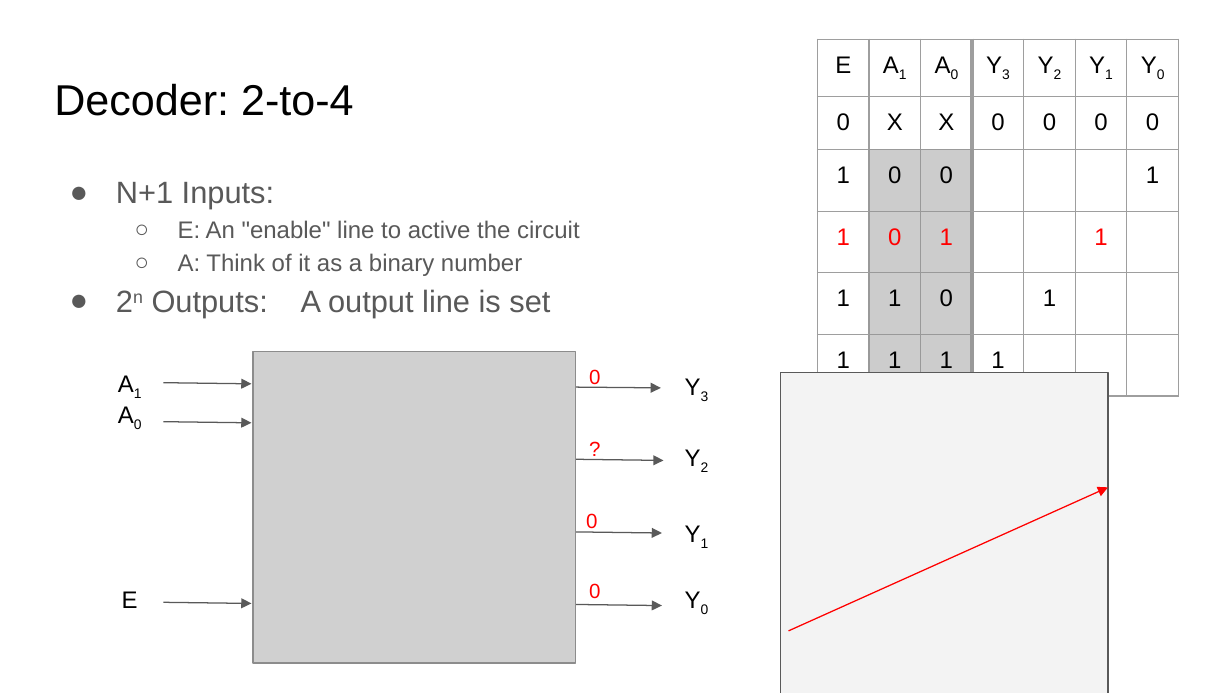
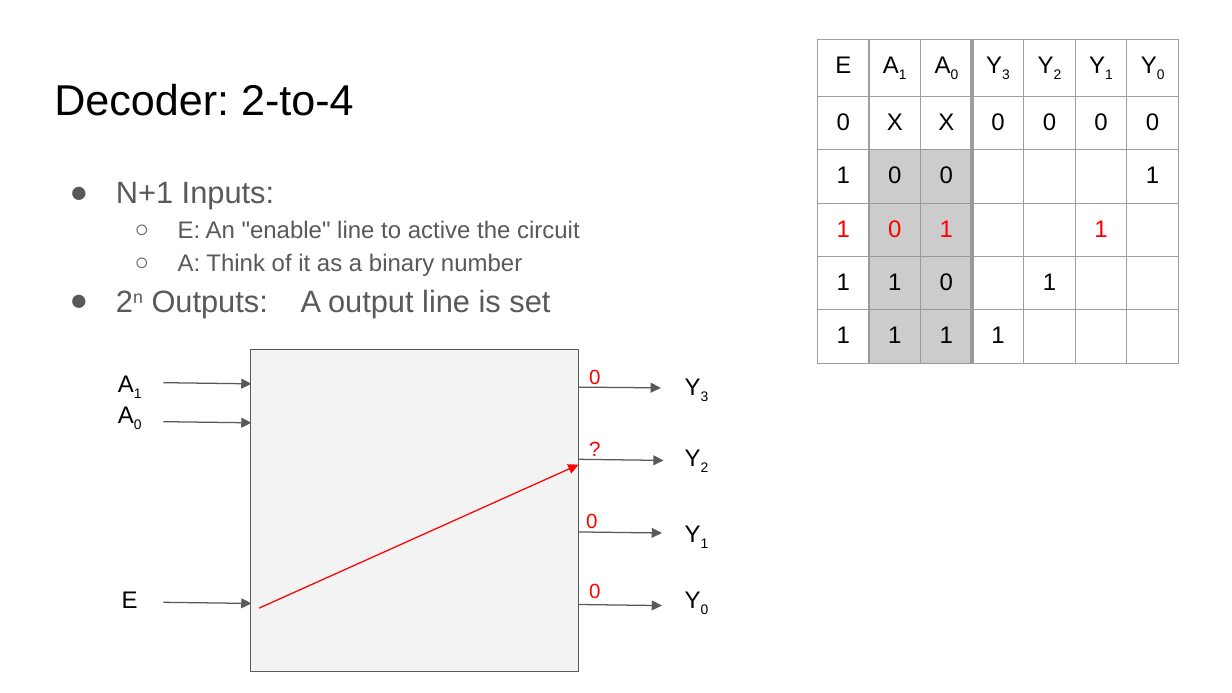
Before and after one commit to COMP122/comp122-s23, a slide deck: slide 6 of digital-logic/documents/.hidden/Control Lines and the CPU.pptx. Drawn at 1232x693 pixels with LibreOffice and Linux fonts; fonts in the diff are those of the drawing; grey boxes stand for pictures. Boxes give left, top, right and bottom in pixels: in the first picture for what was removed or moved away, otherwise in the second. Text is boxed around its words. In the diff, an @@ line names an element or a change of style, - is before the commit and + after.

```diff
--- a/digital-logic/documents/.hidden/Control Lines and the CPU.pptx
+++ b/digital-logic/documents/.hidden/Control Lines and the CPU.pptx
@@ table: place and size @@
-table at [818, 39, 1180, 444]
+table at [818, 39, 1180, 360]
@@ rectangle: place and size @@
-rectangle at [780, 372, 1108, 693]
+rectangle at [251, 350, 579, 671]
@@ arrow moved from (788, 631) - (1108, 488) to (259, 609) - (579, 464) @@
```
Also in this commit, not shown: 16 other slides changed, 1 other file.
